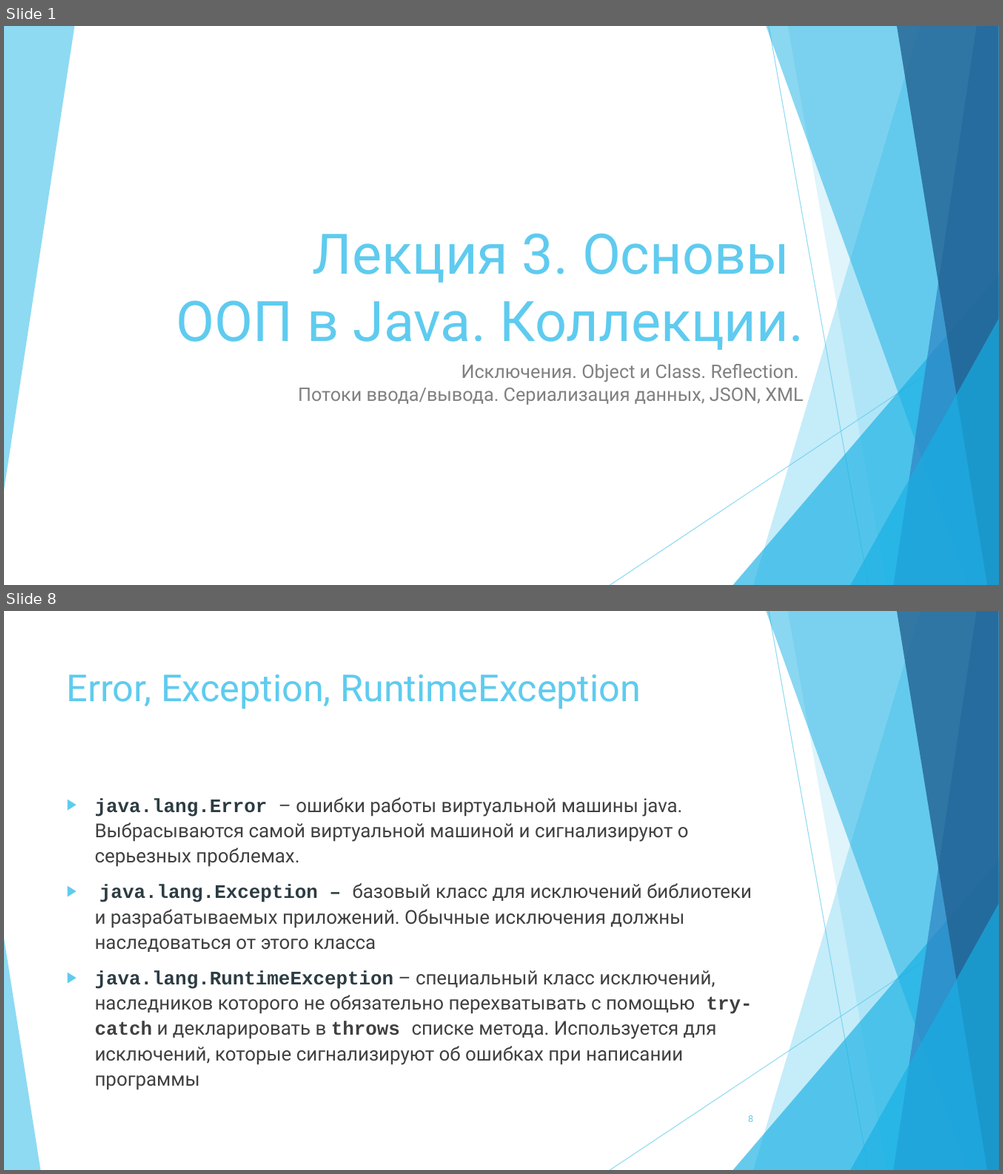
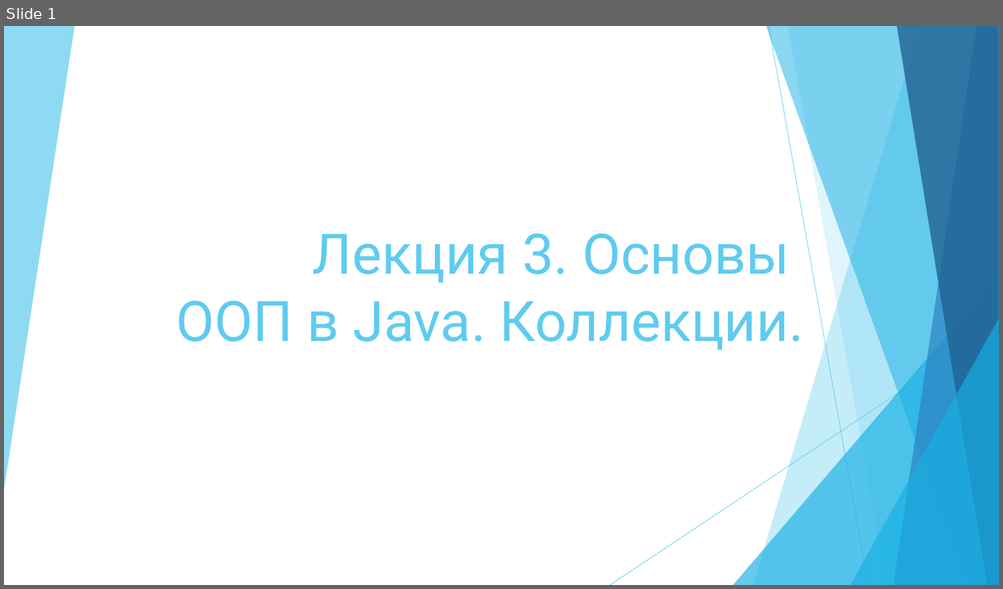
Before and after one commit to vvsirius/Presentations, a slide deck: 03. Java.pptx. Shown one above the other, each under a label of ours: slides 1 and 8 before the commit, slide 1 after it; the slides between them are not shown. The pictures are 1003x1174 and 1003x589 pixels, drawn with LibreOffice and Linux fonts; fonts in the diff are those of the drawing. Boxes give left, top, right and bottom in pixels: in the first picture for what was removed or moved away, otherwise in the second. Text is boxed around its words. In the diff, an @@ line names an element or a change of style, - is before the commit and + after.

```diff
--- a/03. Java.pptx
+++ b/03. Java.pptx
@@ slide 8 removed at bbox=[4, 611, 999, 1170], background #FFFFFF; not listed: 9 template elements that a slide beside it also shows @@
@@ title removed at bbox=[67, 674, 640, 709] @@
-Error, Exception, RuntimeException
@@ text removed at bbox=[95, 797, 752, 1091] @@
-▶ java.lang.Error – ошибки работы виртуальной машины java. Выбрасываются самой виртуальной машиной и сигнализируют о серьезных проблемах.
-▶ java.lang.Exception – базовый класс для исключений библиотеки и разрабатываемых приложений. Обычные исключения должны наследоваться от этого класса
-▶ java.lang.RuntimeException – специальный класс исключений, наследников которого не обязательно перехватывать с помощью try-catch и декларировать в throws списке метода. Используется для исключений, которые сигнализируют об ошибках при написании программы
@@ triangle removed at bbox=[4, 939, 40, 1170] @@
@@ page number removed at bbox=[748, 1116, 753, 1122] @@
-8
@@ slide 1 changed as well @@
@@ subtitle removed at bbox=[298, 364, 802, 405] @@
-Исключения. Object и Class. Reflection.
-Потоки ввода/вывода. Сериализация данных, JSON, XML
```
Also in this commit, not shown: 35 slides added, 37 other slides removed, 15 other files.
